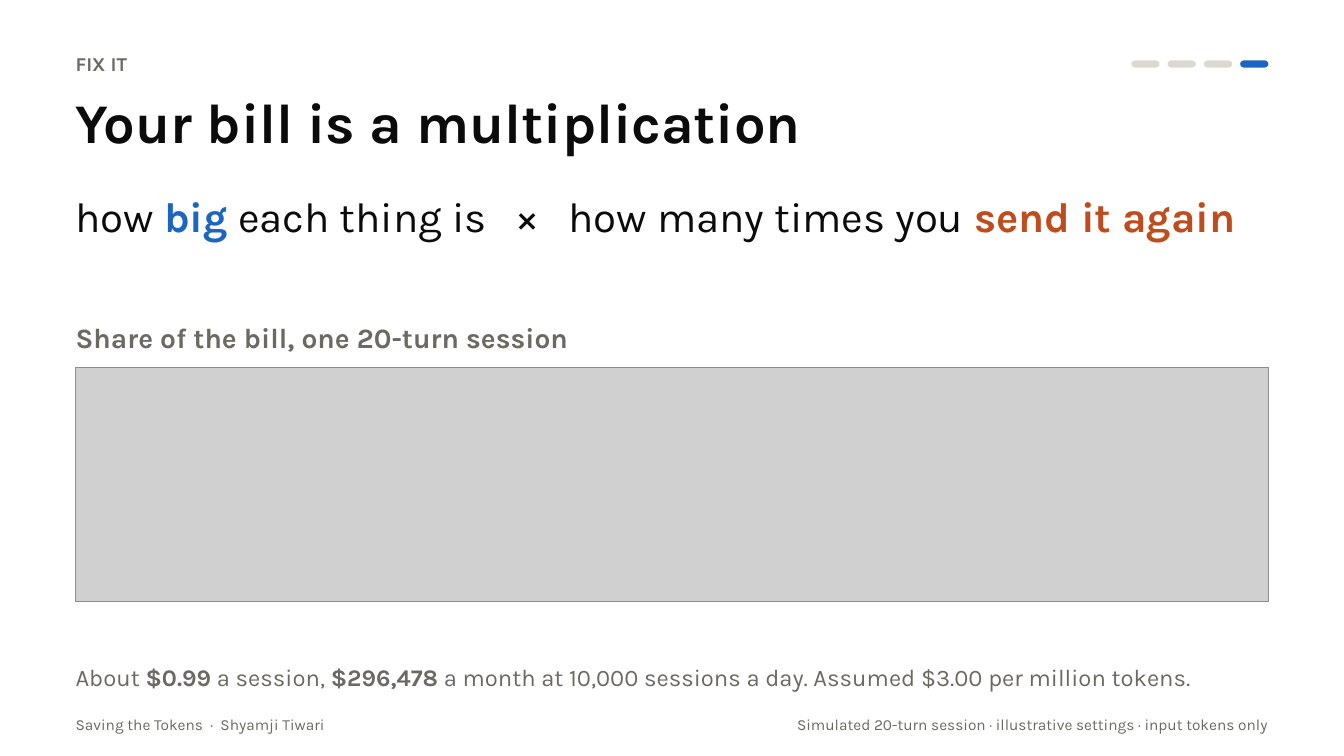
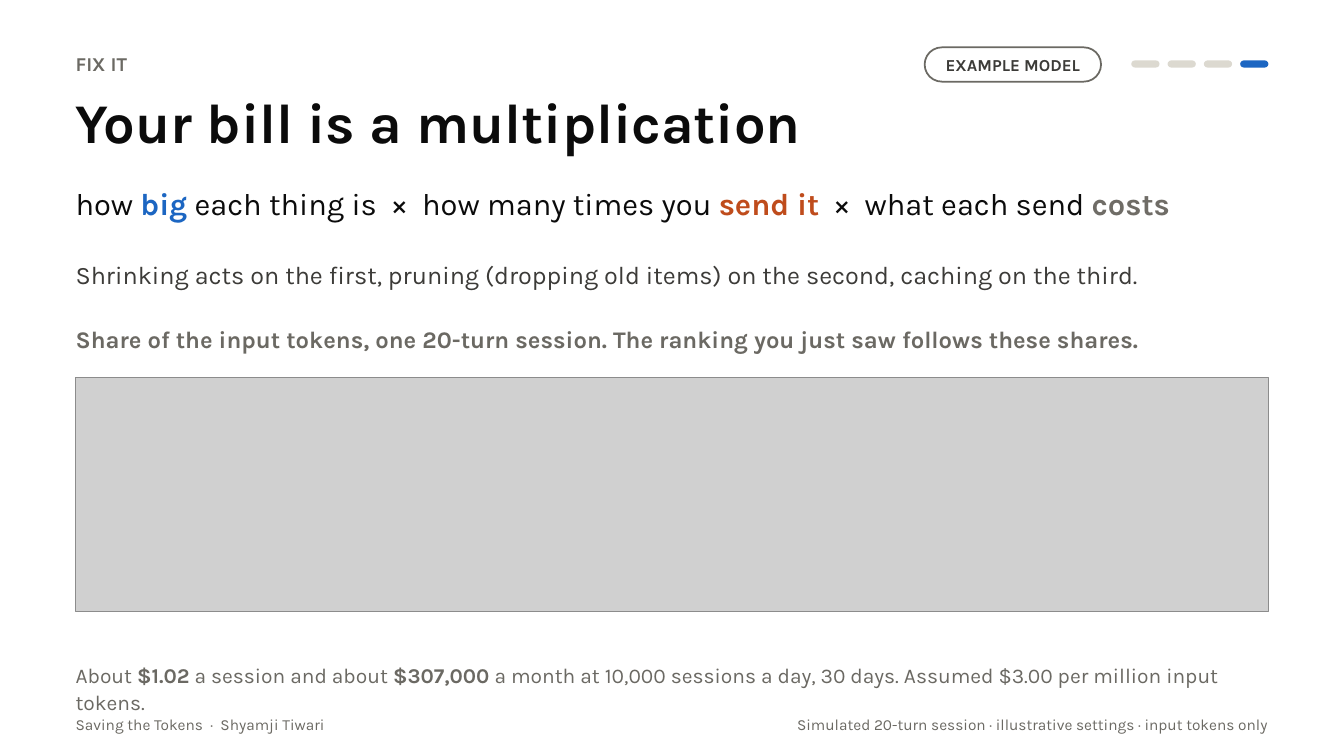
Before and after one commit to SwarnaRavali/agentic-ai-26, a slide deck: slide 16 of Saving-the-Tokens/slides/Saving_the_Tokens.pptx (slide 14 before the commit). Drawn at 1344x756 pixels with LibreOffice and Linux fonts; fonts in the diff are those of the drawing; grey boxes stand for pictures. Boxes give left, top, right and bottom in pixels: in the first picture for what was removed or moved away, otherwise in the second. Text is boxed around its words. In the diff, an @@ line names an element or a change of style, - is before the commit and + after.

Commit message:
Saving the Tokens: Colab-first setup, corrected numbers, new slides and scripts

```diff
--- a/Saving-the-Tokens/slides/Saving_the_Tokens.pptx
+++ b/Saving-the-Tokens/slides/Saving_the_Tokens.pptx
@@ rounded rectangle added at (925,47,1101,82), fill #FFFFFF, outline #6B6963 1.25 pt, 12 pt, text #3C3B38, bold @@
+EXAMPLE MODEL
@@ text at (76,193,1170,222): text changed; size 30 to 22 pt @@
-how big each thing is × how many times you send it again
+how big each thing is × how many times you send it × what each send costs
@@ text added at (76,266,1138,290), 18 pt, text #3C3B38 @@
+Shrinking acts on the first, pruning (dropping old items) on the second, caching on the third.
@@ text at (76,331,1138,354): text changed; size 20 to 17 pt @@
-Share of the bill, one 20-turn session
+Share of the input tokens, one 20-turn session. The ranking you just saw follows these shares.
@@ picture: place and size @@
-picture at (76,368,1268,602)
+picture at (76,378,1268,612)
@@ text at (76,667,1218,710): text changed; size 17 to 15 pt @@
-About $0.99 a session, $296,478 a month at 10,000 sessions a day. Assumed $3.00 per million tokens.
+About $1.02 a session and about $307,000 a month at 10,000 sessions a day, 30 days. Assumed $3.00 per million input tokens.
```
Also in this commit, not shown: 17 other slides changed, 11 other files.
